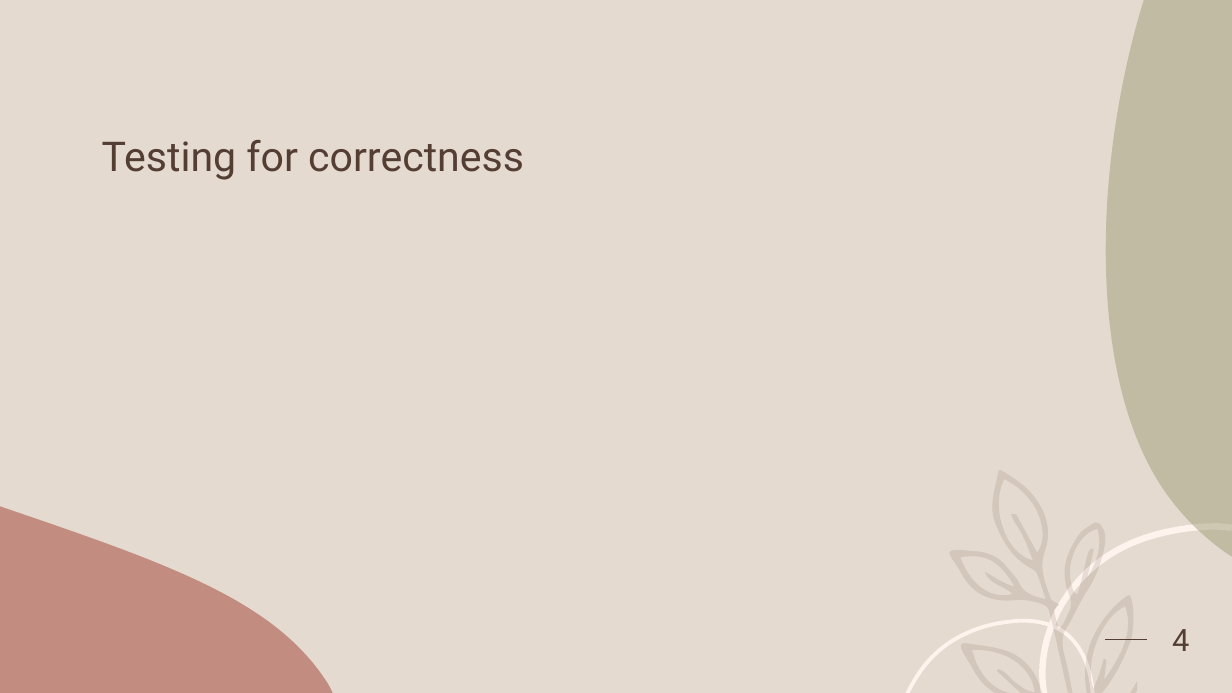
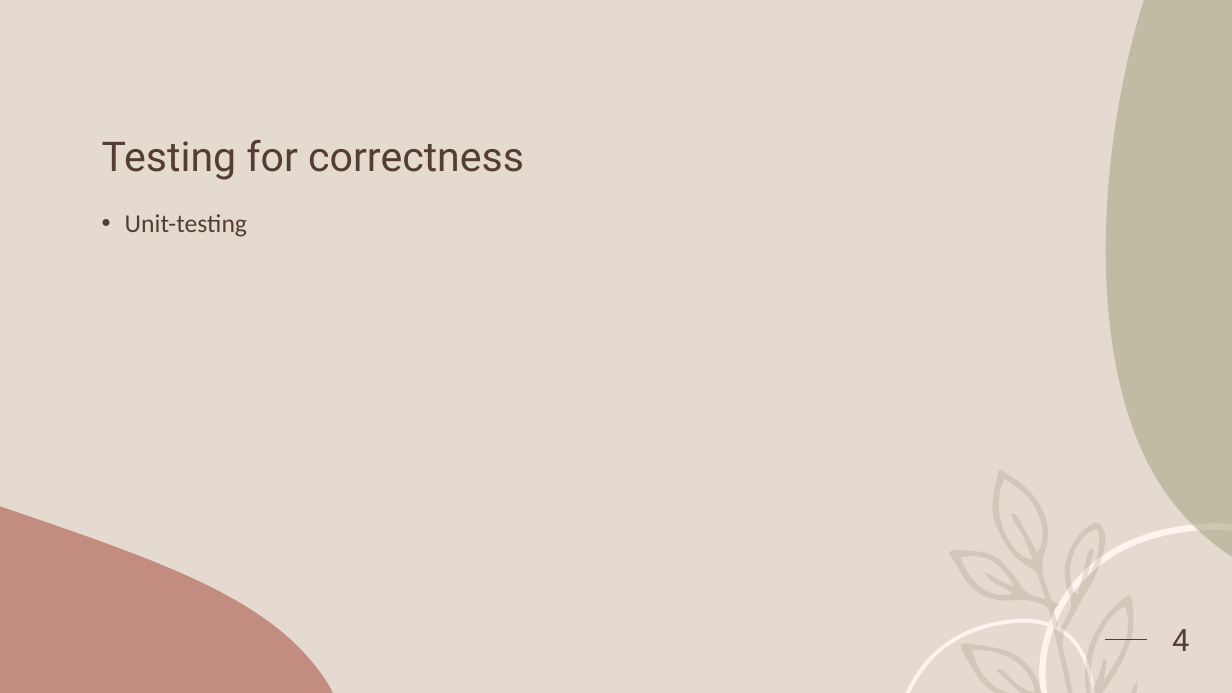
Before and after one commit to walkeredwards/OOP-FinalProject, a slide deck: slide 4 of The Game of Chess.pptx. Drawn at 1232x693 pixels with LibreOffice and Linux fonts; fonts in the diff are those of the drawing. Boxes give left, top, right and bottom in pixels: in the first picture for what was removed or moved away, otherwise in the second. Text is boxed around its words. In the diff, an @@ line names an element or a change of style, - is before the commit and + after.

```diff
--- a/The Game of Chess.pptx
+++ b/The Game of Chess.pptx
@@ text added at [125, 214, 247, 237], 20 pt, text #543E34 @@
+• Unit-testing
```
Also in this commit, not shown: 3 other slides changed, 1 slide removed.
